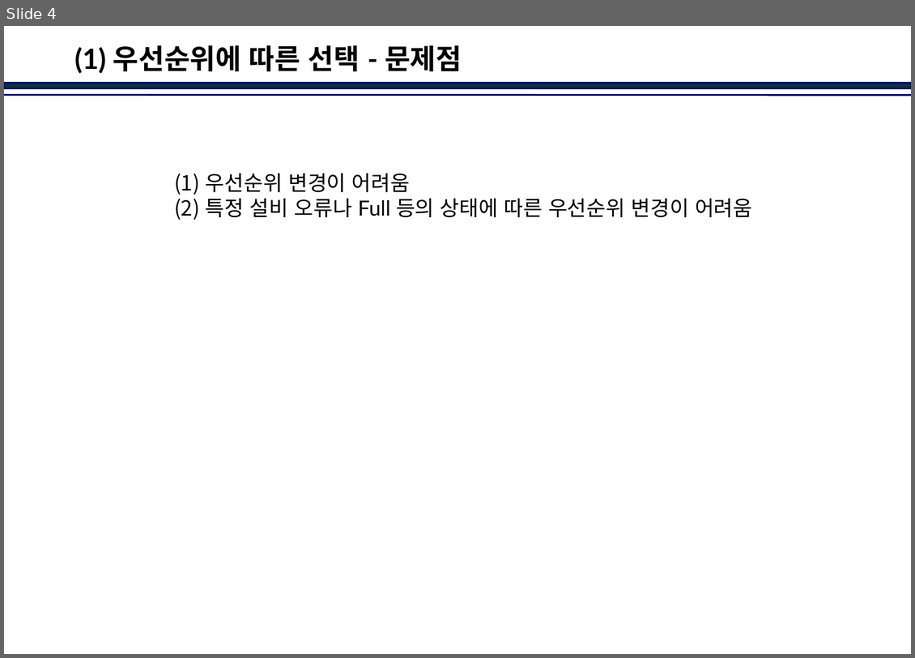
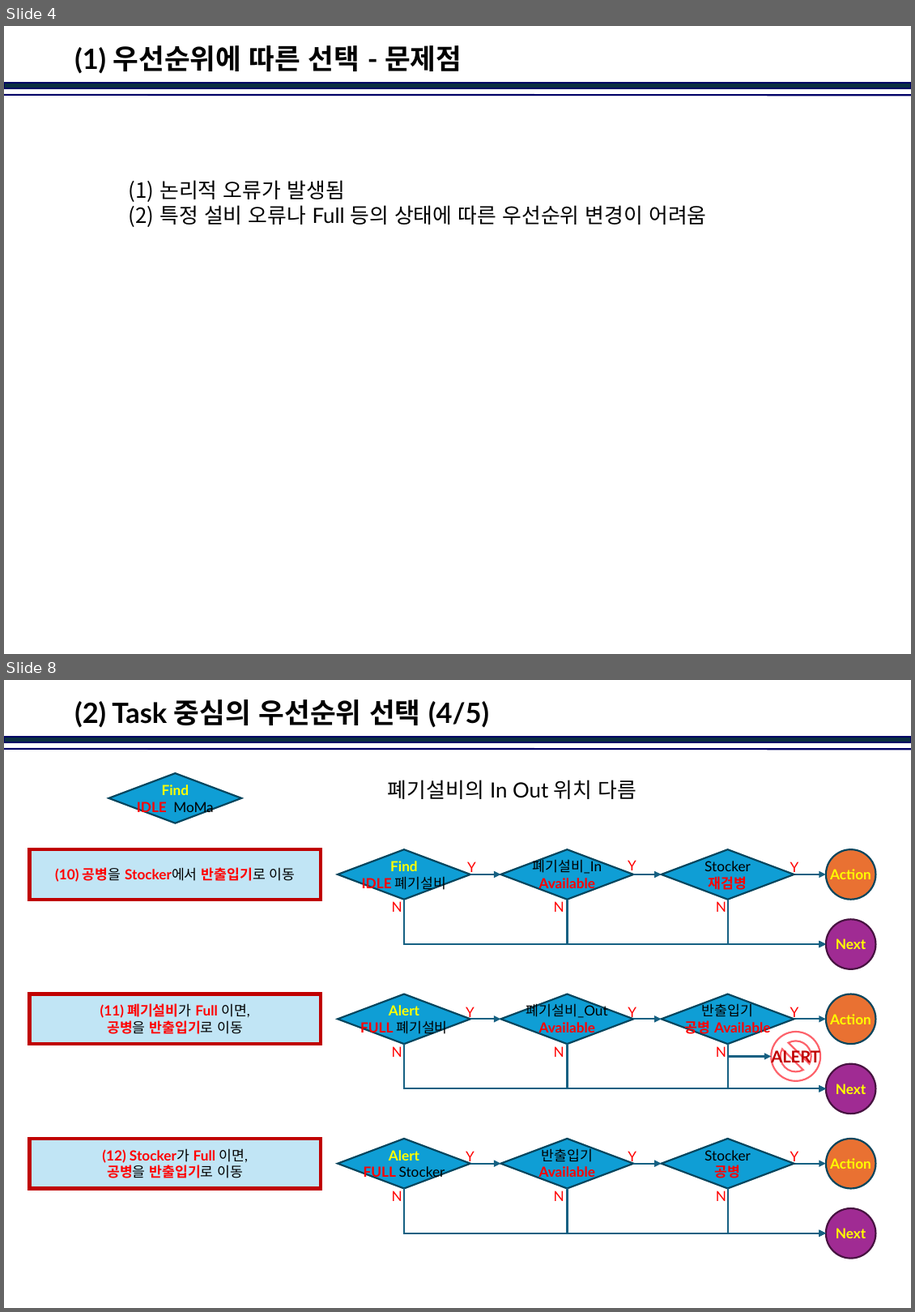
Before and after one commit to jinkabpark/SamickThk_Analysis, a slide deck: 허종원/Dispatcher in Action.pptx. Shown one above the other, each under a label of ours: slide 4 before the commit, slides 4 and 8 after it; the slides between them are not shown. The pictures are 915x658 and 915x1312 pixels, drawn with LibreOffice and Linux fonts; fonts in the diff are those of the drawing; background and template pictures are left out. Boxes give left, top, right and bottom in pixels: in the first picture for what was removed or moved away, otherwise in the second. Text is boxed around its words. In the diff, an @@ line names an element or a change of style, - is before the commit and + after.

```diff
--- a/허종원/Dispatcher in Action.pptx
+++ b/허종원/Dispatcher in Action.pptx
@@ slide 8 added at <box>4,680,911,1308</box>, background #FFFFFF; not listed: 2 template elements that a slide beside it also shows @@
@@ title added at <box>74,699,489,728</box>, 24 pt, text #000000, bold @@
+(2) Task 중심의 우선순위 선택 (4/5)
@@ diamond added at <box>108,773,242,823</box>, fill #0F9ED5, outline #07455D 1.5 pt, 12 pt, text #FFFF00, bold @@
+Find
+IDLE MoMa
@@ text added at <box>388,780,637,799</box>, 18 pt, text #000000 @@
+폐기설비의 In Out 위치 다름
@@ group added at <box>29,849,877,970</box>: 6 texts, 3 diamonds, 3 arrows, 3 elbow arrows, 2 ellipses, 1 rectangle @@
+(10) 공병을 Stocker에서 반출입기로 이동
+Find
+IDLE 폐기설비
+폐기설비_In
+Available
+Y
+Y
+N
+N
+Action
+Next
+Stocker
+재검병
+Y
+N
@@ group added at <box>29,994,877,1114</box>: 6 texts, 4 elbow arrows, 3 diamonds, 3 arrows, 2 ellipses, 1 rectangle, 1 no-entry sign @@
+(11) 폐기설비가 Full 이면,
+공병을 반출입기로 이동
+Alert
+FULL 폐기설비
+폐기설비_Out
+Available
+Action
+Next
+반출입기
+공병 Available
+Y
+Y
+Y
+N
+N
+N
+ALERT
@@ group added at <box>29,1139,877,1259</box>: 6 texts, 3 diamonds, 3 arrows, 3 elbow arrows, 2 ellipses, 1 rectangle @@
+(12) Stocker가 Full 이면,
+공병을 반출입기로 이동
+Alert
+FULL Stocker
+반출입기
+Available
+Action
+Next
+Stocker
+공병
+Y
+Y
+Y
+N
+N
+N
@@ slide 4 changed as well @@
@@ text "논리적 오류가 발생됨": place and size @@
-text "논리적 오류가 발생됨" at <box>206,173,752,217</box>
+text "논리적 오류가 발생됨" at <box>160,180,706,224</box>
@@ text at <box>160,180,344,199</box>: text changed @@
-(1) 우선순위 변경이 어려움
+(1) 논리적 오류가 발생됨
```
Also in this commit, not shown: 7 other slides changed, 20 other slides added, 16 slides removed.
